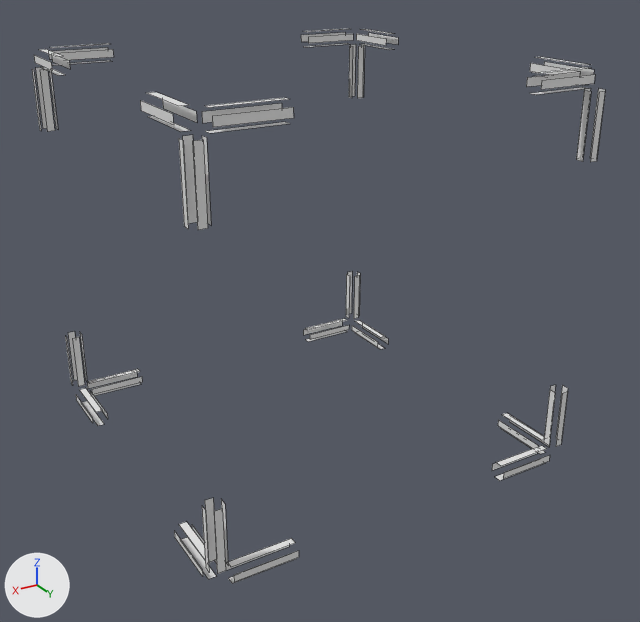
The OBJ model src/main/resources/assets/dimensionalfluxminer/models/block/dimensional_flux_miner/geometry/inner.obj: old version first, new version second.
Both versions are drawn from a camera (50 mm lens) standing at (0.961, 1.691, 0.698) and looking at (-0.015, 0.066, -0.114). Arrows for +X, +Y and +Z are at lower left; the lights stay in place. The first picture is the older version. Mesh edges are drawn as thin lines. Materials are left out; every surface is plain grey. Where no turn or scale is listed for an object, it has been applied to the vertices. Vertices at exactly the same position are counted once.

Objects in the first picture: 'inner'.
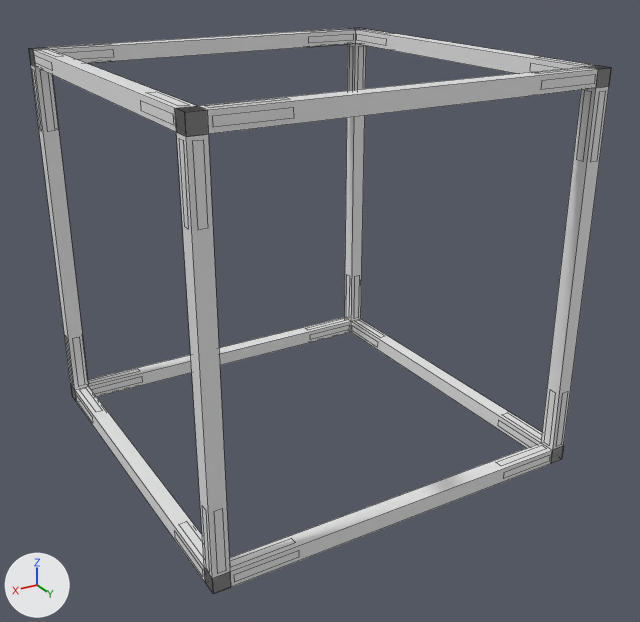
Pixel boxes [x1, y1, x2, y2] of what changed, in the pictures (640 x 622 px):
'inner', reshaped
    before: [32, 29, 605, 583]
    after: [29, 28, 611, 594]
part 1 of me_inner, added
    after: [29, 28, 611, 594]

Diff of the bpy script that builds the scene:
```diff
--- a/src/main/resources/assets/dimensionalfluxminer/models/block/dimensional_flux_miner/geometry/inner.obj.py
+++ b/src/main/resources/assets/dimensionalfluxminer/models/block/dimensional_flux_miner/geometry/inner.obj.py
@@ me_inner @@
 # used by ob_inner; location = (0.0, 0.0, 0.0)
-me_inner.from_pydata(...)  # 419 vertices, 96 faces; spans x -0.451..0.451, y -0.451..0.451, z -0.451..0.451
+me_inner.from_pydata(...)  # 440 vertices, 168 faces; spans x -0.451..0.451, y -0.451..0.451, z -0.451..0.451
+# me_inner part 1
+# 3 vertices are added at (-0.413, 0.413, -0.45), (-0.413, -0.413, -0.45), (0.413, -0.413, -0.45)
+# 18 new vertices lie (0.0, 0.0, -0.037) away from vertices in x -0.45..0.45, y -0.45..0.45, z -0.413..0.45
+# 72 new faces join them
```
